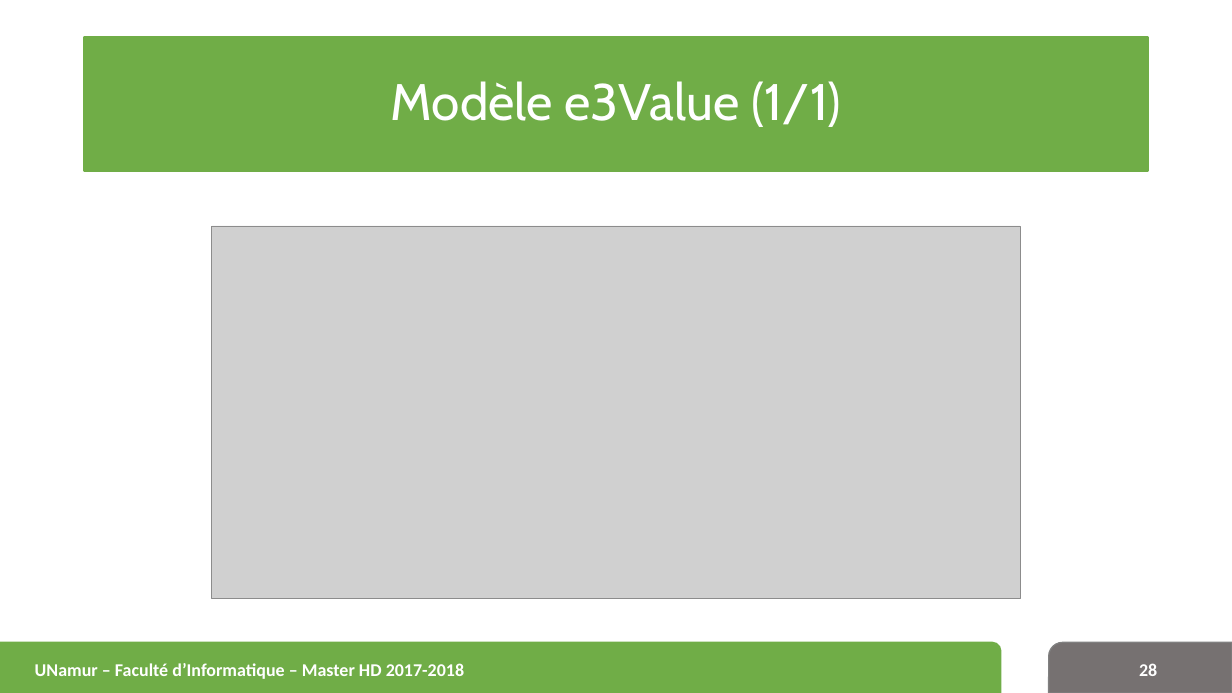
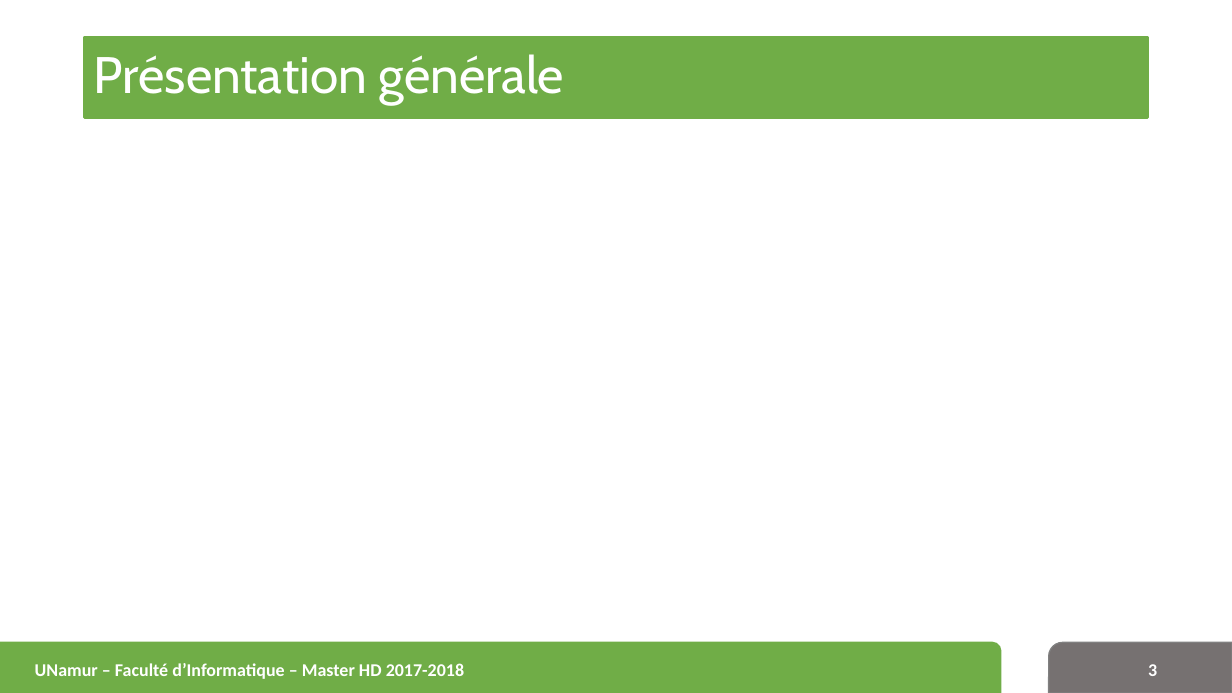
Before and after one commit to michelCalu/chatbot, a slide deck: slide 3 of eBusiness_v4.pptx (slide 28 before the commit). Drawn at 1232x693 pixels with LibreOffice and Linux fonts; fonts in the diff are those of the drawing; grey boxes stand for pictures; background and template pictures are left out. Boxes give left, top, right and bottom in pixels: in the first picture for what was removed or moved away, otherwise in the second. Text is boxed around its words. In the diff, an @@ line names an element or a change of style, - is before the commit and + after.

```diff
--- a/eBusiness_v4.pptx
+++ b/eBusiness_v4.pptx
@@ title removed at [85,37,1148,171] @@
-Modèle e3Value (1/1)
@@ title added at [85,37,1148,118], fill #70AD47, outline #70AD47 2 pt, 40 pt, text #FFFFFF @@
+Présentation générale
@@ picture removed at [212,226,1020,599] @@
@@ page number at [1148,664,1157,676]: text changed @@
-28
+3
```
Also in this commit, not shown: 2 other slides changed, 28 slides removed, 1 other file.
